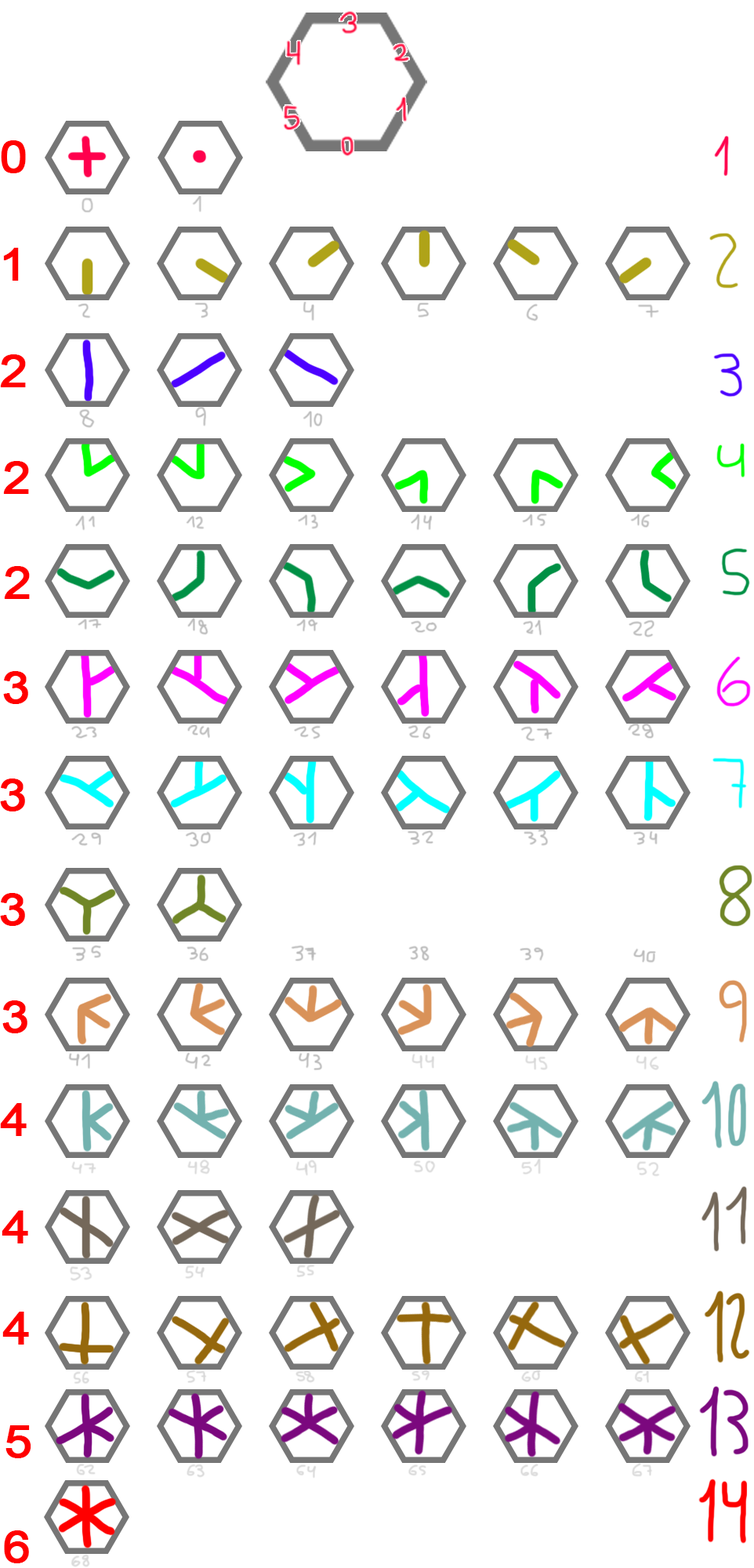
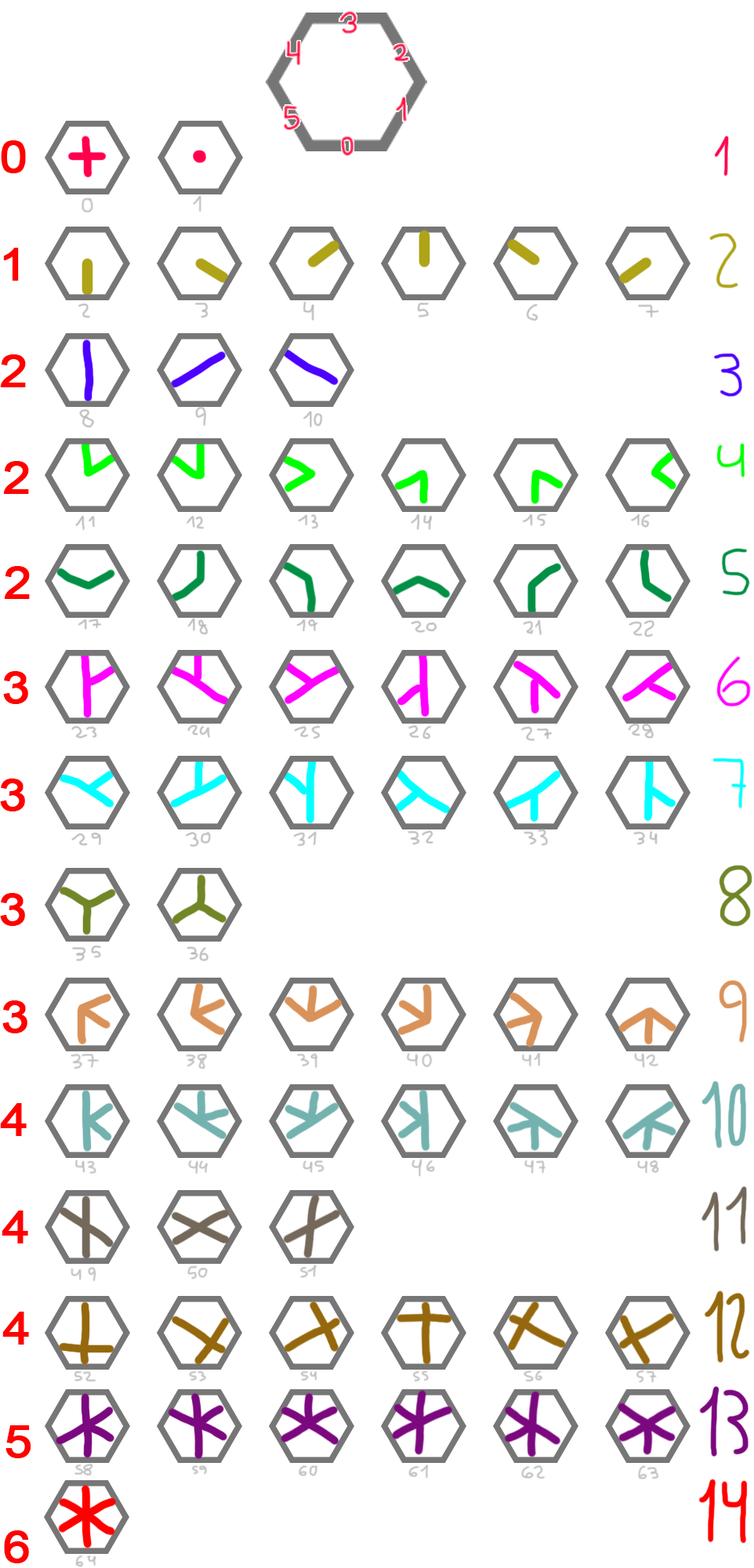
Comparing the layer stacks of the two 754×1568 images. Changes:
painted on "Capa 9" over bbox(68, 944, 661, 1568)
